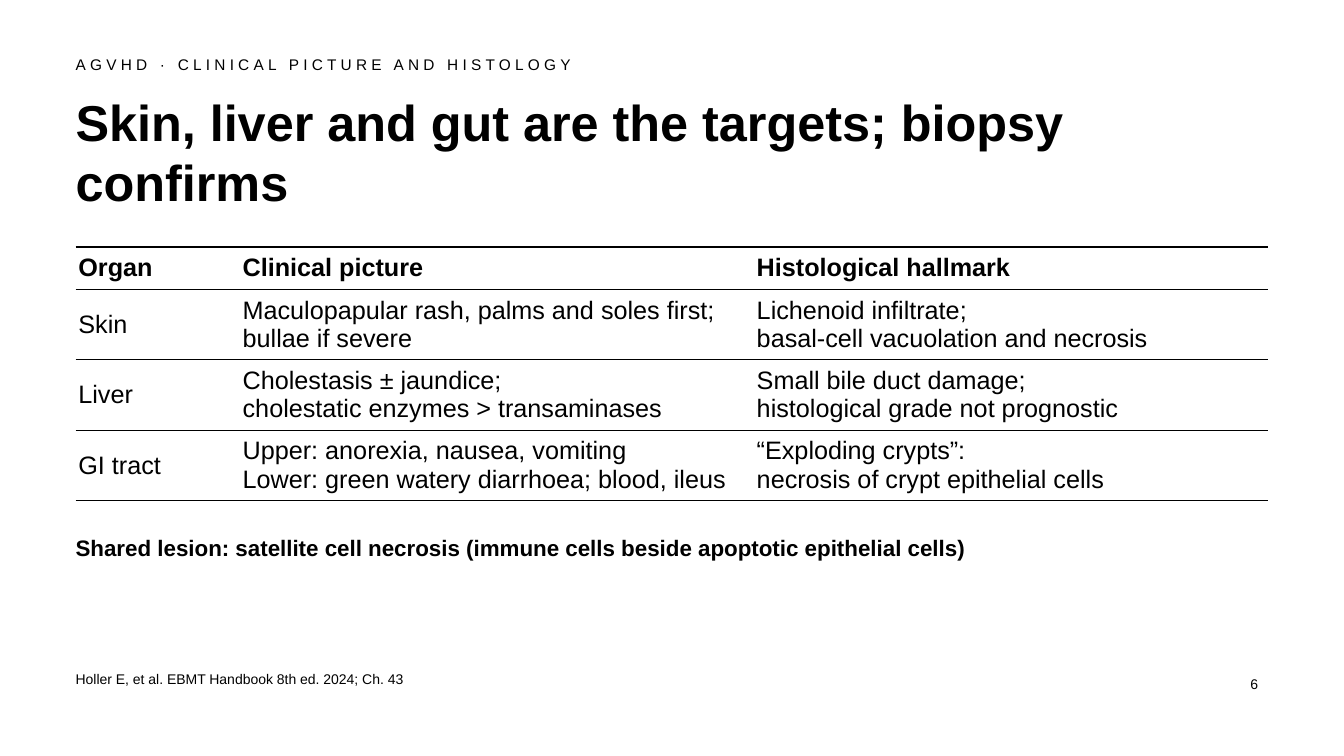
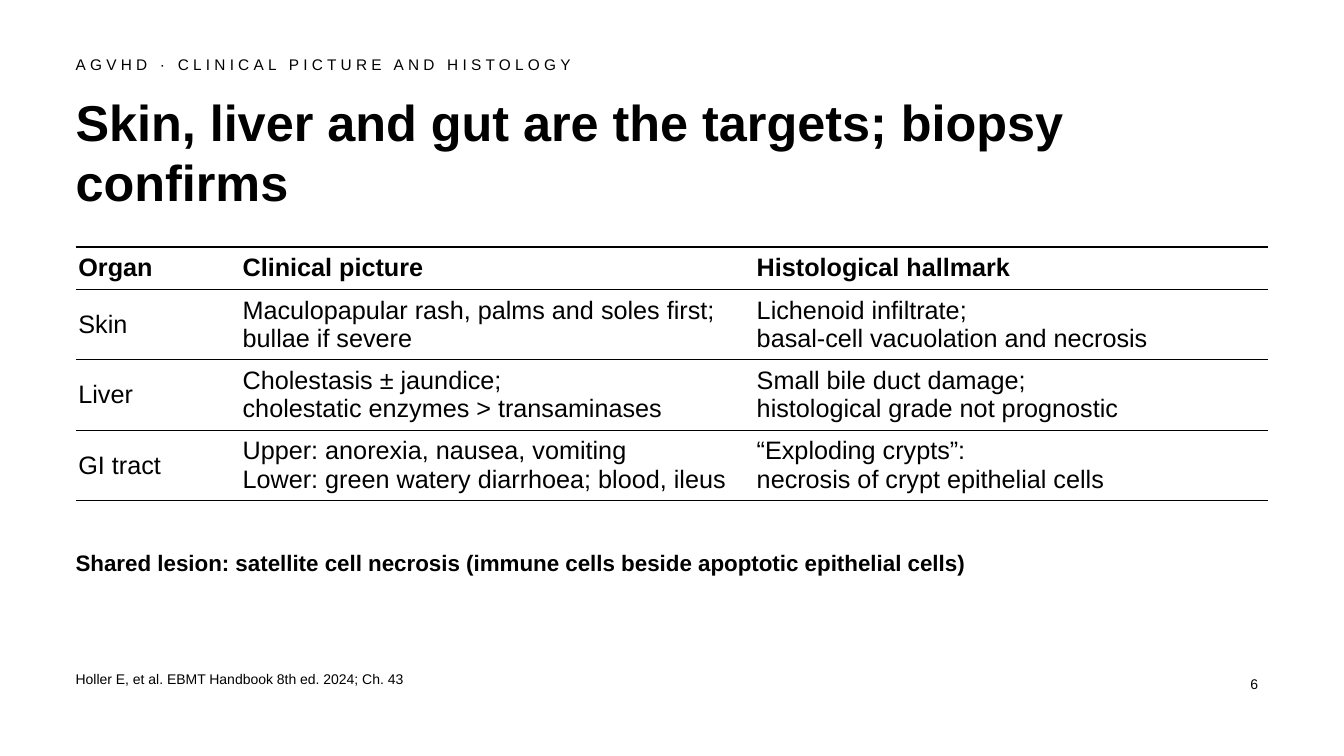
Before and after one commit to htlin222/ebmt-handbook-skill, a slide deck: slide 6 of slides/decks/s06-acute-gvhd.pptx. Drawn at 1344x756 pixels with LibreOffice and Linux fonts; fonts in the diff are those of the drawing. Boxes give left, top, right and bottom in pixels: in the first picture for what was removed or moved away, otherwise in the second. Text is boxed around its words. In the diff, an @@ line names an element or a change of style, - is before the commit and + after.

```diff
--- a/slides/decks/s06-acute-gvhd.pptx
+++ b/slides/decks/s06-acute-gvhd.pptx
@@ text "Shared lesion: satellite cell necrosis ..." moved from (x1=76, y1=539, x2=965, y2=561) to (x1=76, y1=554, x2=965, y2=576) @@
```
Also in this commit, not shown: 1 other slide changed, 1 other file.
